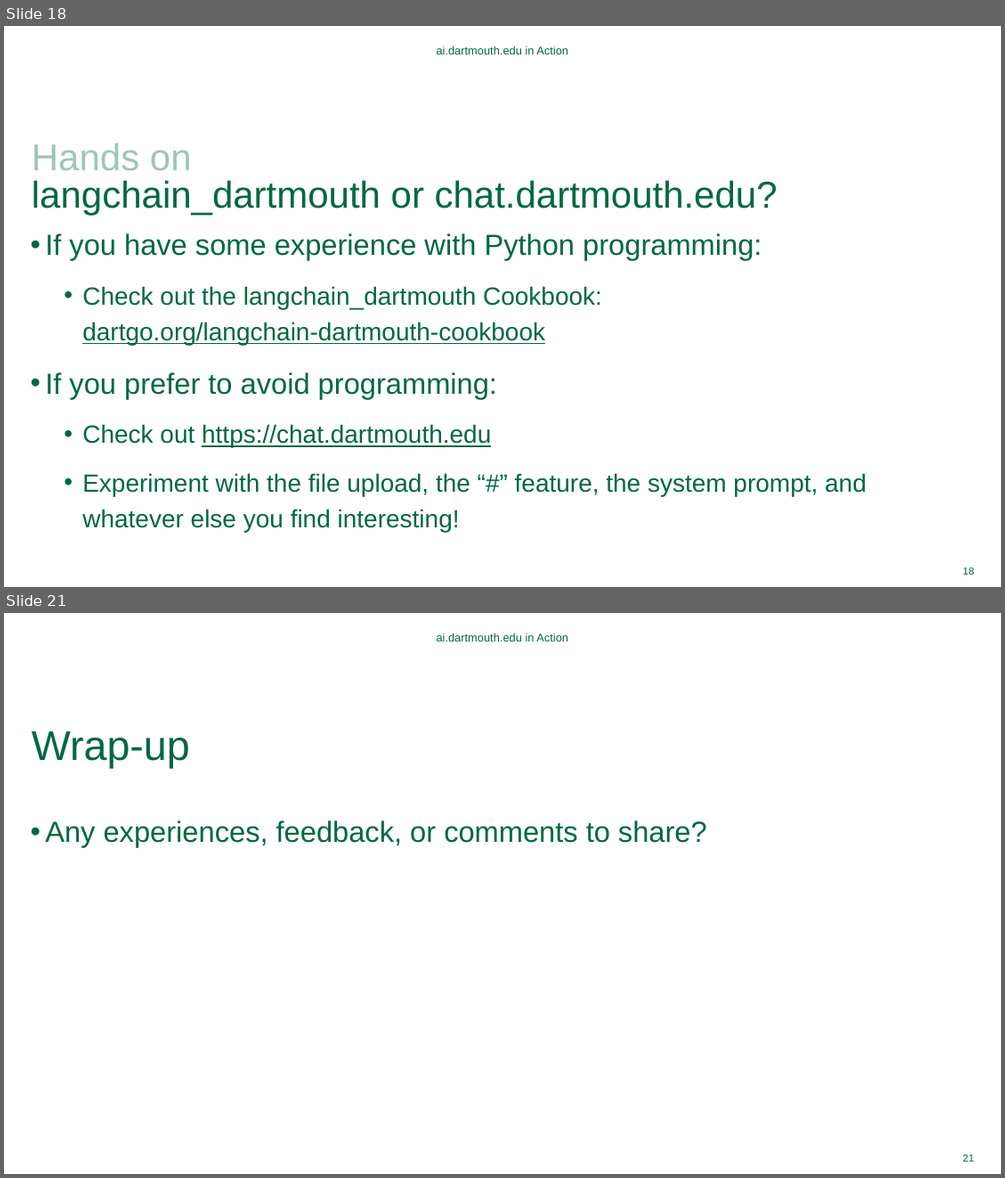
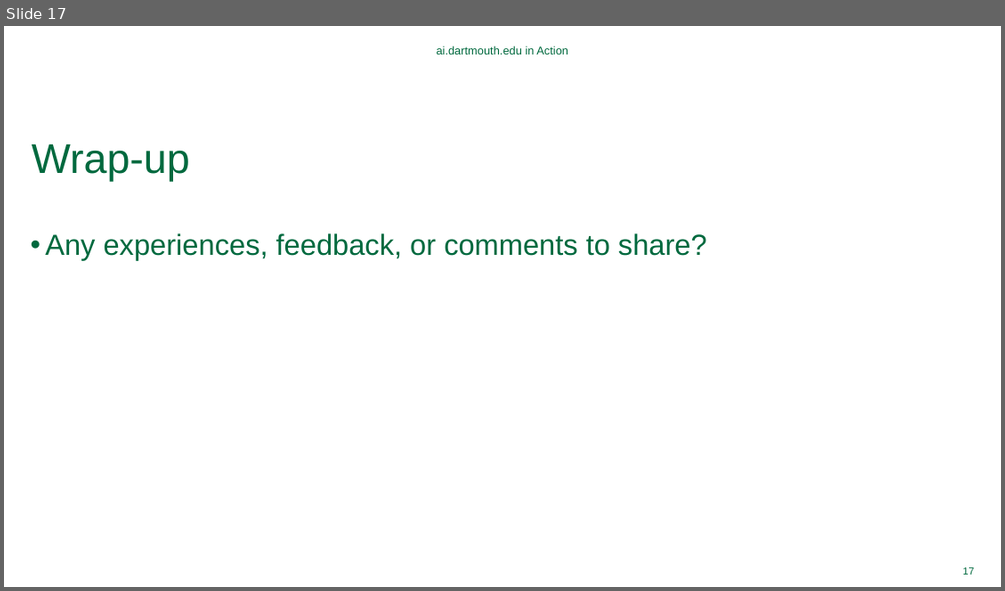
Before and after one commit to Dartmouth-Libraries/ai-project-showcase, a slide deck: ppt/2024-09-09-ai-project-showcase.pptx. Shown one above the other, each under a label of ours: slides 18 and 21 before the commit, slide 17 after it; the slides between them are not shown. The pictures are 1005x1178 and 1005x591 pixels, drawn with LibreOffice and Linux fonts; fonts in the diff are those of the drawing; background and template pictures are left out. Boxes give left, top, right and bottom in pixels: in the first picture for what was removed or moved away, otherwise in the second. Text is boxed around its words. In the diff, an @@ line names an element or a change of style, - is before the commit and + after.

```diff
--- a/ppt/2024-09-09-ai-project-showcase.pptx
+++ b/ppt/2024-09-09-ai-project-showcase.pptx
@@ slide 18 removed at (4,26,1001,587), background #FFFFFF @@
@@ text removed at (437,46,568,54) @@
-ai.dartmouth.edu in Action
@@ title removed at (32,143,777,216) @@
-Hands on
-langchain_dartmouth or chat.dartmouth.edu?
@@ text removed at (45,233,866,532) @@
-• If you have some experience with Python programming:
-  • Check out the langchain_dartmouth Cookbook:
-    dartgo.org/langchain-dartmouth-cookbook
-• If you prefer to avoid programming:
-  • Check out https://chat.dartmouth.edu
-  • Experiment with the file upload, the “#” feature, the system prompt, and whatever else you find interesting!
@@ page number removed at (963,567,974,574) @@
-18
@@ what was slide 21 is now slide 17 @@
@@ page number at (963,567,974,574): text changed @@
-21
+17
```
Also in this commit, not shown: 2 slides changed, 3 other slides removed, 12 other files.
